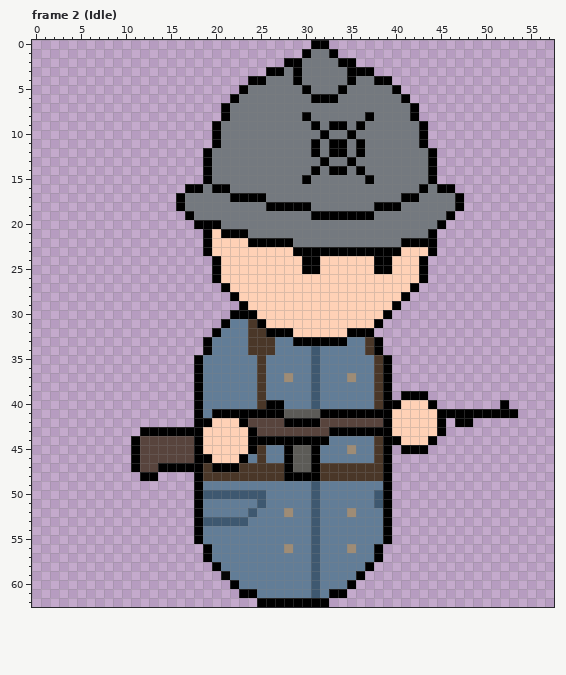
Pixel-art file: Assets/Sprites/Units/Aber_Infantry.ase. Above is the file before it was changed.
58x63 pixels, 28 frames. Colours within 5 levels of each other are drawn and written as one. Shown: frame 2 (Idle). The commit also changed other frames, which this record leaves out.
Once edited:
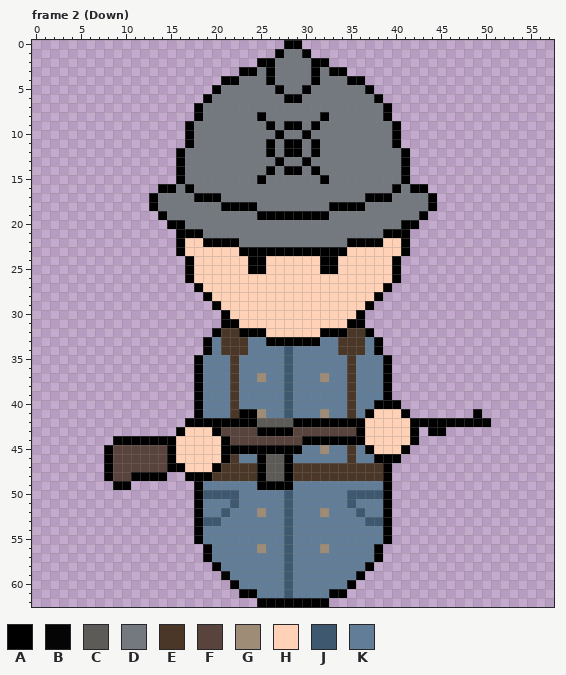
Palette (. is transparent): A #000000  B #060505  C #5c5b57  D #74797f  E #4a3728  F #58443d  G #9e8c76  H #ffd1b6  J #3e5870  K #627d97
Changes in this commit:
--- frame 2 (Down)
@@ x 0..57 @@
- 0 ...............................AA.........................
- 1 ..............................ADDA........................
- 2 ............................AADDDDAA......................
- 3 ..........................AADADDDDDAAA....................
- 4 ........................AADDDADDDDDADDAA..................
- 5 .......................ADDDDDDADDDADDDDDA.................
- 6 ......................ADDDDDDDDAAADDDDDDDA................
- 7 .....................ADDDDDDDDDDDDDDDDDDDDA...............
- 8 .....................ADDDDDDDDADDDDDDADDDDA...............
- 9 ....................ADDDDDDDDDDADAADADDDDDDA..............
-10 ....................ADDDDDDDDDDDADDADDDDDDDA..............
-11 ....................ADDDDDDDDDDADAADADDDDDDA..............
-12 ...................ADDDDDDDDDDDADAADADDDDDDDA.............
-13 ...................ADDDDDDDDDDDDADDADDDDDDDDA.............
-14 ...................ADDDDDDDDDDDADAADADDDDDDDA.............
-15 ...................ADDDDDDDDDDADDDDDDADDDDDDA.............
-16 .................AADAADDDDDDDDDDDDDDDDDDDDDADAA...........
-17 ................ADDDDDAAAADDDDDDDDDDDDDDDAADDDDA..........
-18 ................ADDDDDDDDDAAAAADDDDDDDAAADDDDDDA..........
-19 .................ADDDDDDDDDDDDDAAAAAAADDDDDDDDA...........
-20 ..................AAADDDDDDDDDDDDDDDDDDDDDDDDA............
-21 ...................AHAAADDDDDDDDDDDDDDDDDDDDA.............
-22 ...................AHHHHAAAAADDDDDDDDDDDDAAAA.............
-23 ...................AHHHHHHHHHAAAAAAAAAAAAHHHA.............
-24 ....................AHHHHHHHHHAAHHHHHHAAHHHA..............
-25 ....................AHHHHHHHHHAAHHHHHHAAHHHA..............
-26 ....................AHHHHHHHHHHHHHHHHHHHHHHA..............
-27 .....................AHHHHHHHHHHHHHHHHHHHHA...............
-28 ......................AHHHHHHHHHHHHHHHHHHA................
-29 .......................AHHHHHHHHHHHHHHHHA.................
-30 ......................AAAHHHHHHHHHHHHHHA..................
-31 .....................AKKEAHHHHHHHHHHHHA...................
-32 ....................AKKKEEAAAHHHHHHAAA....................
-33 ...................AKKKKEEEKKAAAAAAKKEA...................
-34 ...................BKKKKEEEKKKKJKKKKKEA...................
-35 ..................AKKKKKKEKKKKKJKKKKKKEA..................
-36 ..................AKKKKKKEKKKKKJKKKKKKEA..................
-37 ..................AKKKKKKEKKGKKJKKKGKKEA..................
-38 ..................AKKKKKKEKKKKKJKKKKKKEA..................
-39 ..................AKKKKKKEKKKKKJKKKKKKEA.AAA..............
-40 ..................AKKKKKKEAAKKKJKKKKKKEAAHHHA.......A.....
-41 ..................AKAAAAAAAACCCCAAAAAAAAHHHHHAAAAAAAAA....
-42 ..................AAHHHAFFFFAAAAFFFFFFFAHHHHHA.AA.........
-43 ............AAAAAAAHHHHHAFFFFFFFFAAAAAAAHHHHHA............
-44 ...........AFFFFFFAHHHHHAAAAAAAAAKKKKKEAAHHHA.............
-45 ...........AFFFFFFAHHHHHAEKKACCAKKKGKKEA.AAA..............
-46 ...........AFFFFFFAAHHHAKEKKACCAKKKKKKEA..................
-47 ...........AFFAAAAAEAAAEEEEEACCAEEEEEEEA..................
-48 ............AA....AEEEEEEEEEAAAAEEEEEEEA..................
-49 ..................AKKKKKKKKKKKKJKKKKKKKA..................
-50 ..................AJJJJJJJKKKKKJKKKKKKJA..................
-51 ..................AKKKKKKJKKKKKJKKKKKKJA..................
-52 ..................AKKKKKJKKKGKKJKKKGKKKA..................
-53 ..................AJJJJJKKKKKKKJKKKKKKKA..................
-54 ..................AKKKKKKKKKKKKJKKKKKKKA..................
-55 ..................AKKKKKKKKKKKKJKKKKKKKA..................
-56 ...................AKKKKKKKKGKKJKKKGKKA...................
-57 ...................AKKKKKKKKKKKJKKKKKKA...................
-58 ....................AKKKKKKKKKKJKKKKKA....................
-59 .....................BKKKKKKKKKJKKKKA.....................
-60 ......................AKKKKKKKKJKKKA......................
-61 .......................AAKKKKKKJKAA.......................
+ 0 ............................AA............................
+ 1 ...........................ADDA...........................
+ 2 .........................AADDDDAA.........................
+ 3 .......................AADADDDDADAA.......................
+ 4 .....................AADDDADDDDADDDAA.....................
+ 5 ....................ADDDDDDADDADDDDDDA....................
+ 6 ...................ADDDDDDDDAADDDDDDDDA...................
+ 7 ..................ADDDDDDDDDDDDDDDDDDDDA..................
+ 8 ..................ADDDDDDADDDDDDADDDDDDA..................
+ 9 .................ADDDDDDDDADAADADDDDDDDDA.................
+10 .................ADDDDDDDDDADDADDDDDDDDDA.................
+11 .................ADDDDDDDDADAADADDDDDDDDA.................
+12 ................ADDDDDDDDDADAADADDDDDDDDDA................
+13 ................ADDDDDDDDDDADDADDDDDDDDDDA................
+14 ................ADDDDDDDDDADAADADDDDDDDDDA................
+15 ................ADDDDDDDDADDDDDDADDDDDDDDA................
+16 ..............AADADDDDDDDDDDDDDDDDDDDDDDADAA..............
+17 .............ADDDDAAADDDDDDDDDDDDDDDDAAADDDDA.............
+18 .............ADDDDDDDAAAADDDDDDDDAAAADDDDDDDA.............
+19 ..............ADDDDDDDDDDAAAAAAAADDDDDDDDDDA..............
+20 ...............AADDDDDDDDDDDDDDDDDDDDDDDDAA...............
+21 ................AAADDDDDDDDDDDDDDDDDDDDAAA................
+22 ................AHHAAAADDDDDDDDDDDDAAAAHHA................
+23 ................AHHHHHHAAAAAAAAAAAAHHHHHHA................
+24 .................AHHHHHHAAHHHHHHAAHHHHHHA.................
+25 .................AHHHHHHAAHHHHHHAAHHHHHHA.................
+26 .................AHHHHHHHHHHHHHHHHHHHHHHA.................
+27 ..................AHHHHHHHHHHHHHHHHHHHHA..................
+28 ...................AHHHHHHHHHHHHHHHHHHA...................
+29 ....................AHHHHHHHHHHHHHHHHA....................
+30 .....................AHHHHHHHHHHHHHHA.....................
+31 .....................AAHHHHHHHHHHHHAA.....................
+32 ....................AEEAAAHHHHHHAAAEEA....................
+33 ...................AKEEEKKAAAAAAKKEEEKA...................
+34 ...................BKEEEKKKKJKKKKKEEEKA...................
+35 ..................AKKKEKKKKKJKKKKKKEKKKA..................
+36 ..................AKKKEKKKKKJKKKKKKEKKKA..................
+37 ..................AKKKEKKGKKJKKKGKKEKKKA..................
+38 ..................AKKKEKKKKKJKKKKKKEKKKA..................
+39 ..................AKKKEKKKKKJKKKKKKEKKKA..................
+40 ..................AKKKEKKKKKJKKKKKKEKKAAA.................
+41 ..................AKKKEAAGKKJKKKGKKEKAHHHA.......A........
+42 .................AAAAAAAACCCCAAAAAAAAHHHHHAAAAAAAAA.......
+43 ................AHHHAFFFFAAAAFFFFFFFAHHHHHA.AA............
+44 .........AAAAAAAHHHHHAFFFFFFFFAAAAAAAHHHHHA...............
+45 ........AFFFFFFAHHHHHAAAAAAAAAKKGKKEKAHHHA................
+46 ........AFFFFFFAHHHHHAEKKACCAKKKKKKEKKAAA.................
+47 ........AFFFFFFAAHHHAEEEEACCAEEEEEEEEEEA..................
+48 ........AFFAAAA..AAAEEEEEACCAEEEEEEEEEEA..................
+49 .........AA.......AKKKKKKAAAAKKKKKKKKKKA..................
+50 ..................AJJJJKKKKKJKKKKKKJJJJA..................
+51 ..................AKKKJKKKKKJKKKKKKJKKKA..................
+52 ..................AKKJKKKGKKJKKKGKKKJKKA..................
+53 ..................AJJKKKKKKKJKKKKKKKKJJA..................
+54 ..................AKKKKKKKKKJKKKKKKKKKKA..................
+55 ..................AKKKKKKKKKJKKKKKKKKKKA..................
+56 ...................AKKKKKGKKJKKKGKKKKKA...................
+57 ...................AKKKKKKKKJKKKKKKKKKA...................
+58 ....................AKKKKKKKJKKKKKKKKA....................
+59 .....................BKKKKKKJKKKKKKKA.....................
+60 ......................AKKKKKJKKKKKKA......................
+61 .......................AAKKKJKKKKAA.......................
 62 .........................AAAAAAAA.........................
